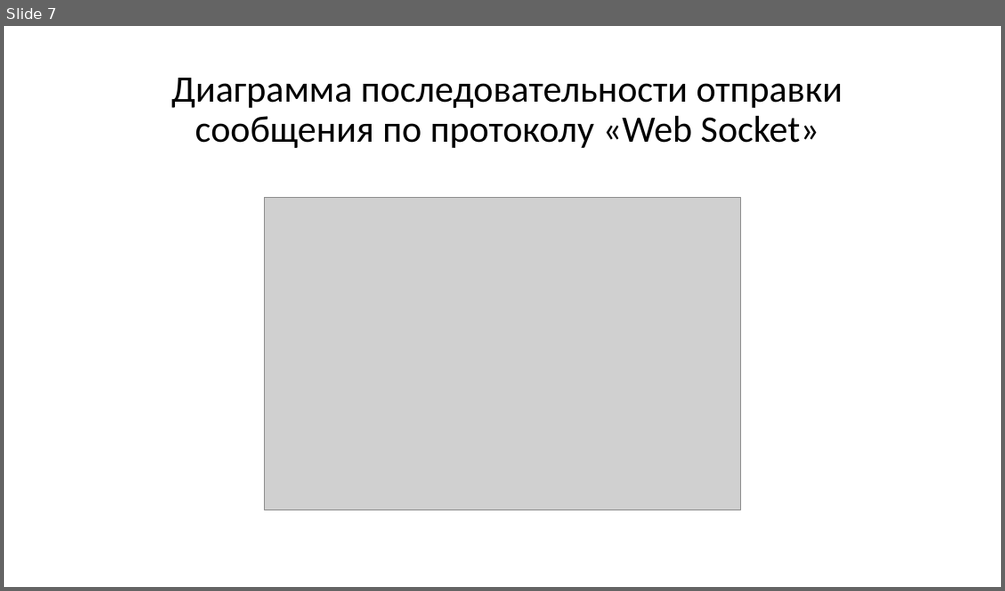
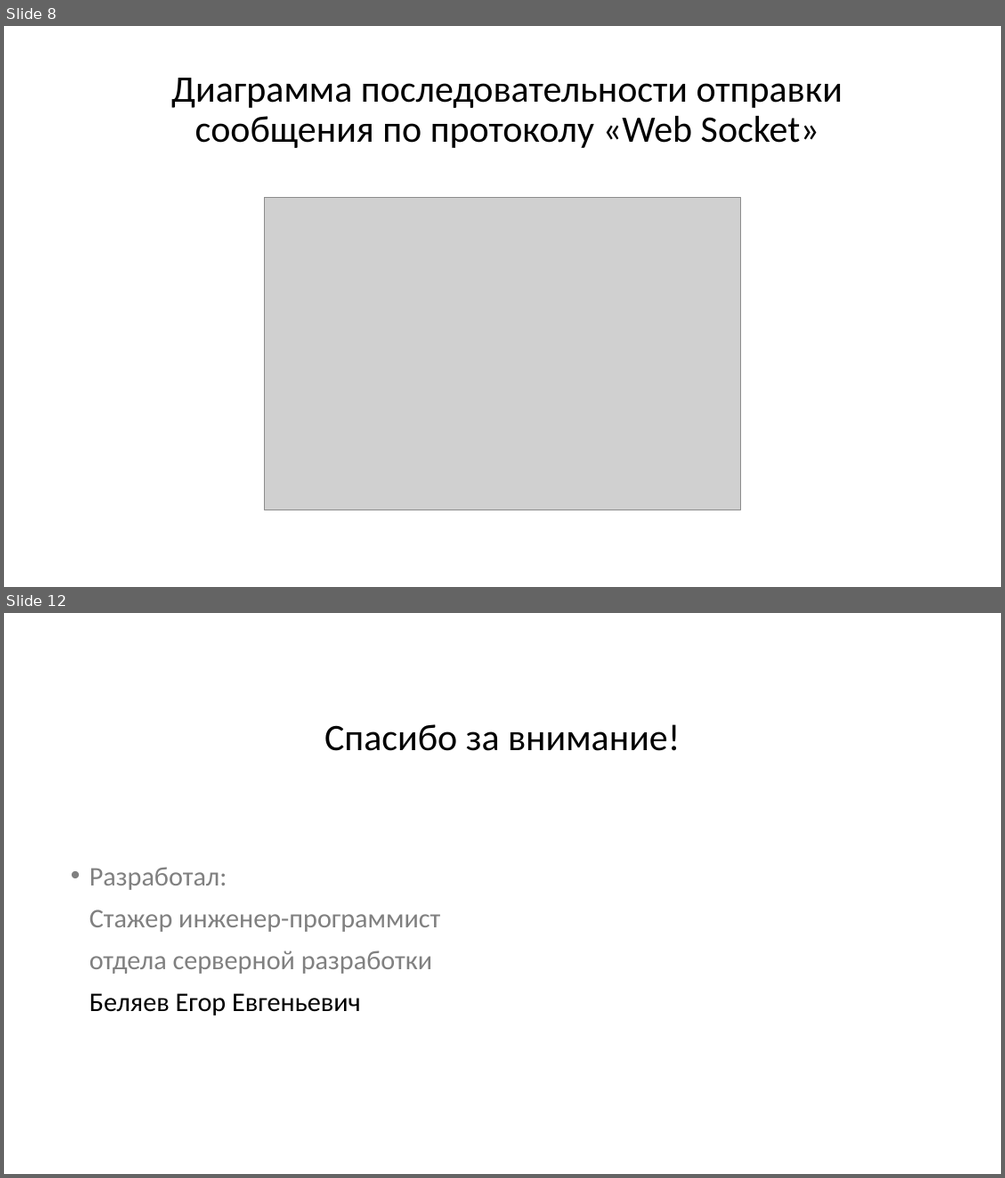
Before and after one commit to TigarBel/Grammes, a slide deck: Клиент-серверное приложение.pptx. Shown one above the other, each under a label of ours: slide 7 before the commit, slides 8 and 12 after it; the slides between them are not shown. The pictures are 1005x591 and 1005x1178 pixels, drawn with LibreOffice and Linux fonts; fonts in the diff are those of the drawing; grey boxes stand for pictures. Boxes give left, top, right and bottom in pixels: in the first picture for what was removed or moved away, otherwise in the second. Text is boxed around its words. In the diff, an @@ line names an element or a change of style, - is before the commit and + after.

```diff
--- a/Клиент-серверное приложение.pptx
+++ b/Клиент-серверное приложение.pptx
@@ slide 12 added at <box>4,613,1001,1174</box>, background #FFFFFF @@
@@ text added at <box>324,724,680,751</box>, 36 pt, text #000000 @@
+Спасибо за внимание!
@@ text added at <box>89,867,440,1015</box>, 25.9 pt, text #808080 @@
+• Разработал:
+  Стажер инженер-программист
+  отдела серверной разработки
+  Беляев Егор Евгеньевич
@@ what was slide 7 is now slide 8 @@
```
Also in this commit, not shown: 5 slides changed, 4 other slides added, 3 slides removed, 30 other files.
